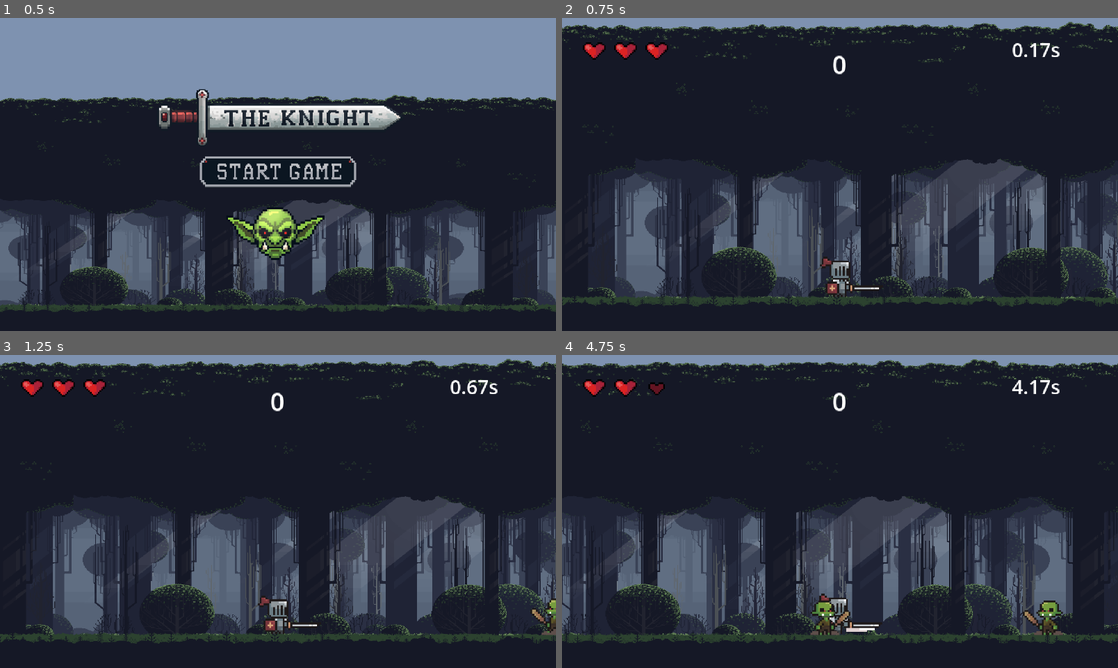
Above: before the commit, frames 1-4 (two rows, left to right).
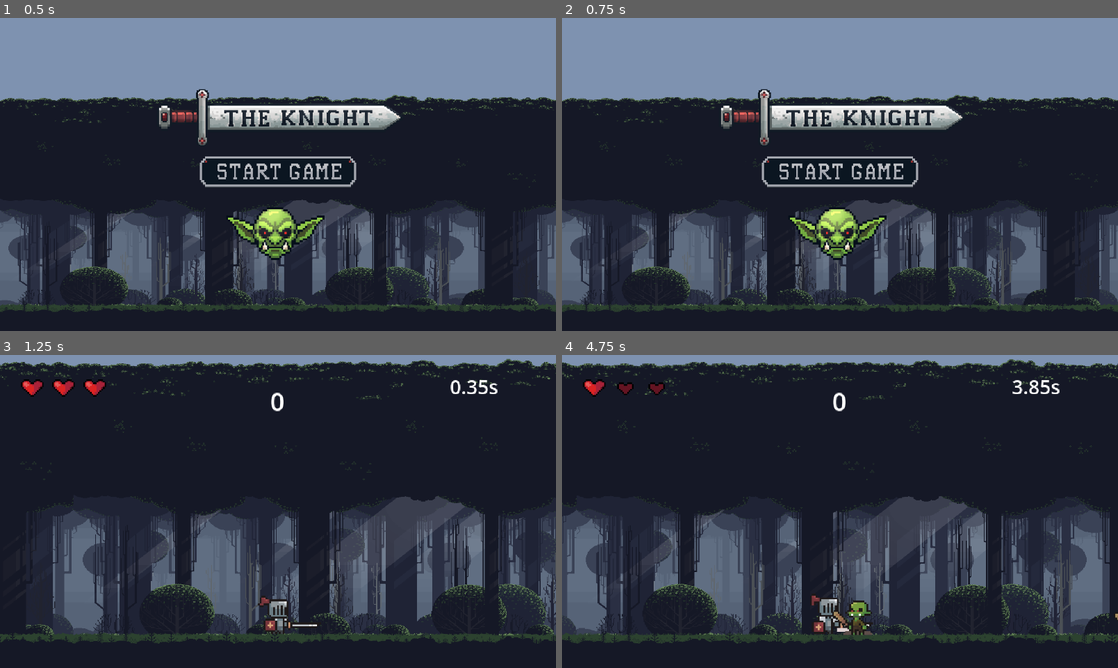
Above: after the commit, the same moments.

Repository: Weililuo/game-mvp
Game: Godot game, scene res://start_menu.tscn
Same seed, same stepped clock (60 frames per second), same inputs: the game is played once before the commit and once after it.
Inputs (mouse positions are in pixels of both pictures, inside the frame that each line leads up to):
- Up to frame 1 (0.5 s): no input
- Up to frame 2 (0.75 s): click (840, 174) at 0.5 s
- Up to frame 3 (1.25 s): no input
- Up to frame 4 (4.75 s): hold D (move_right) 1.28-2.78 s; tap one key every 0.75 s from 1.35 s: J (attack_1) Z (attack_2) L (dash) U (shield) J (attack_1); hold A (move_left) 2.78-3.53 s; hold D (move_right) from 3.53 s (still down)

Frame 1 is identical in both runs. In frame 2, 54% of the frame differs, in the area x 0-100%, y 1-94%; in frame 3, 0.3%; in frame 4, 26%.

Commit message:
feat: add sound effects and update start menu functionality

Diff:
--- a/start_menu.gd
+++ b/start_menu.gd
@@ -1,5 +1,14 @@
 extends Control
 
+func _on_start_pressed() -> void:
+	$SfxClick.play()
 
-func _on_start_pressed() -> void:
+	# Set sound effect time
+	get_tree().create_timer(0.23).timeout.connect(func():
+		if $SfxClick.playing:
+			$SfxClick.stop()
+	)
+
+	# Wait to change scene
+	await get_tree().create_timer(0.30).timeout
 	get_tree().change_scene_to_file("res://background.tscn")
--- a/start_menu.tscn
+++ b/start_menu.tscn
@@ -1,10 +1,12 @@
 [gd_scene format=3 uid="uid://c7lri2o5lfgem"]
 
-[ext_resource type="Script" uid="uid://b2q55o0r0hvnd" path="res://start_menu.gd" id="1_ctwoq"]
+[ext_resource type="Script" uid="uid://buqdt1u7chuyl" path="res://start_menu.gd" id="1_ctwoq"]
 [ext_resource type="Texture2D" uid="uid://c2ycnj04nhovk" path="res://Background/Free Pixel Art Forest/Preview/Background.png" id="1_jwbto"]
 [ext_resource type="Texture2D" uid="uid://p1tps5aue2ss" path="res://Icons/Buttons/Headline.PNG" id="2_v2mkm"]
 [ext_resource type="Texture2D" uid="uid://dfl125ygo348v" path="res://Icons/Buttons/Goblin.PNG" id="3_ctwoq"]
 [ext_resource type="Texture2D" uid="uid://bcore0hfdjpc5" path="res://Icons/Buttons/Start.PNG" id="4_ppfnh"]
+[ext_resource type="AudioStream" uid="uid://tbj58lleoe42" path="res://sounds/start.wav" id="6_7boi2"]
+[ext_resource type="AudioStream" uid="uid://dw1a4ieevu24p" path="res://sounds/button_click.wav" id="7_7boi2"]
 
 [node name="StartMenu" type="Control" unique_id=136216803]
 layout_mode = 3
@@ -74,4 +76,11 @@
 ignore_texture_size = true
 stretch_mode = 5
 
+[node name="BGM" type="AudioStreamPlayer" parent="." unique_id=518079452]
+stream = ExtResource("6_7boi2")
+autoplay = true
+
+[node name="SfxClick" type="AudioStreamPlayer" parent="." unique_id=1051846068]
+stream = ExtResource("7_7boi2")
+
 [connection signal="pressed" from="Start" to="." method="_on_start_pressed"]
Not shown, added: sounds/battle.mp3.import
Not shown, added: sounds/button_click.wav.import
Not shown, added: sounds/dash.wav.import
Not shown, added: sounds/enemy_hit.wav.import
Not shown, added: sounds/game_over_7.wav.import
Not shown, added: sounds/grass_walk_enemy.wav.import
Not shown, added: sounds/grass_walk_knight.wav.import
Not shown, added: sounds/perfect_shield.wav.import
Not shown, added: sounds/player_hit.wav.import
Not shown, added: sounds/start.wav.import
Not shown, added: sounds/battle.mp3
Not shown, added: sounds/button_click.m4a
(and 9 more such lines)
